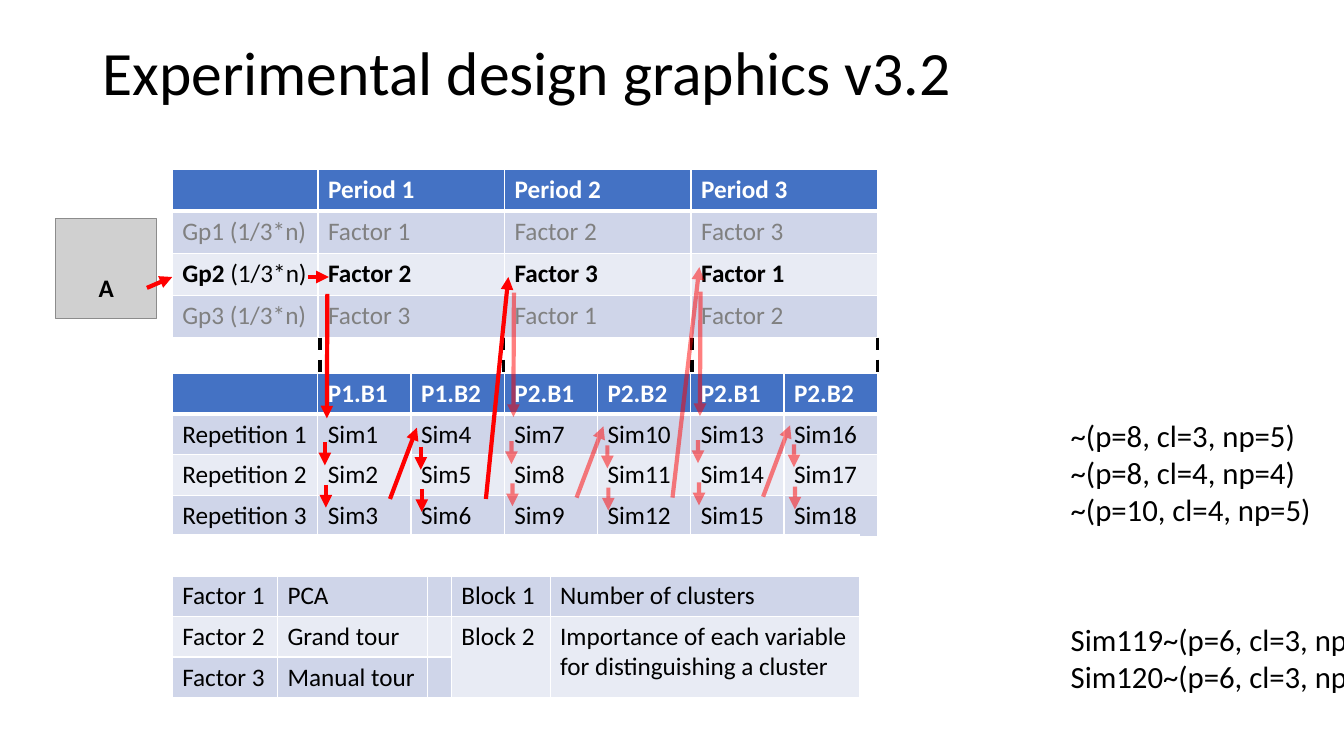
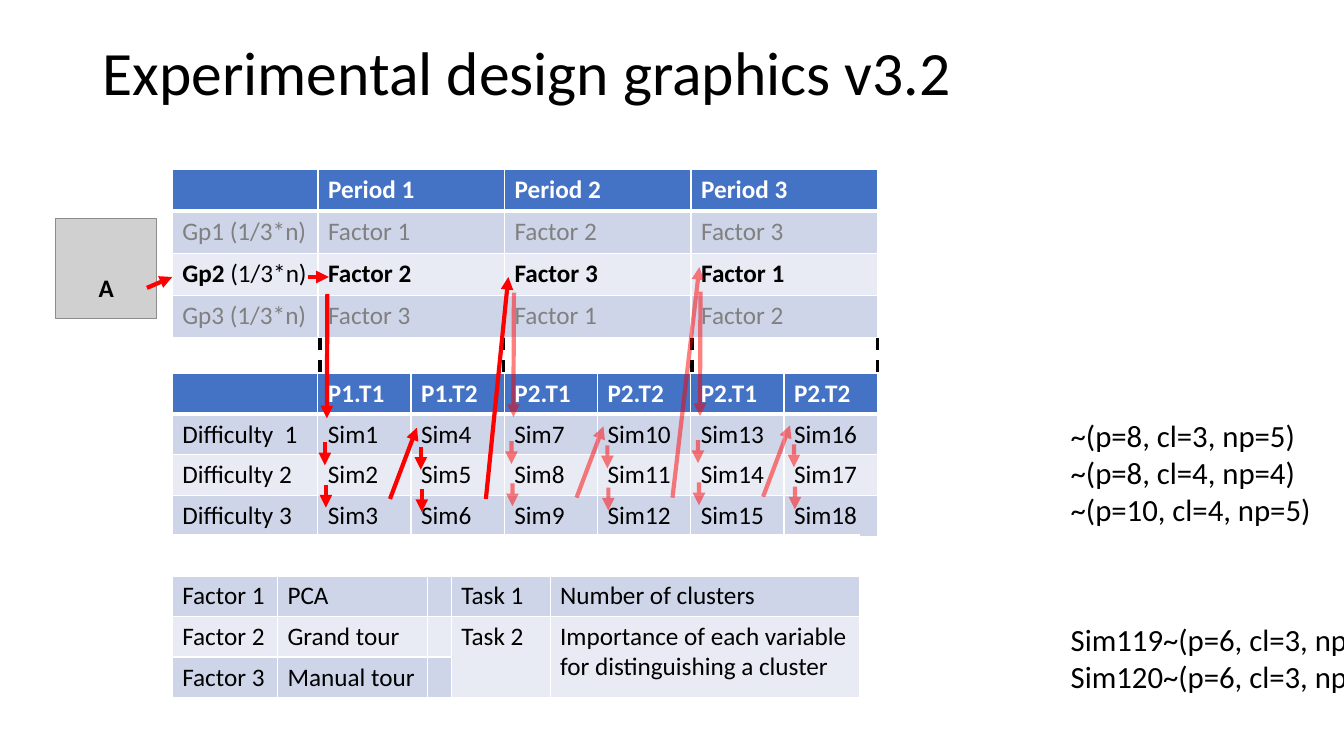
Before and after one commit to nspyrison/spinifex_study, a slide deck: slide 1 of paper/figures/Experimental design graphics.pptx. Drawn at 1344x756 pixels with LibreOffice and Linux fonts; fonts in the diff are those of the drawing; grey boxes stand for pictures. Boxes give left, top, right and bottom in pixels: in the first picture for what was removed or moved away, otherwise in the second. Text is boxed around its words. In the diff, an @@ line names an element or a change of style, - is before the commit and + after.

Commit message:
"rep" -> "block difficulty", changed images too.

```diff
--- a/paper/figures/Experimental design graphics.pptx
+++ b/paper/figures/Experimental design graphics.pptx
@@ table at (172,373,1047,534) @@
-row 1:  | P1.B1 | P1.B2 | P2.B1 | P2.B2 | P2.B1 | P2.B2 | Distribution
+row 1:  | P1.T1 | P1.T2 | P2.T1 | P2.T2 | P2.T1 | P2.T2 | Distribution
-row 2, column 1: Repetition 1
+row 2, column 1: Difficulty 1
-row 3, column 1: Repetition 2
+row 3, column 1: Difficulty 2
-row 4, column 1: Repetition 3
+row 4, column 1: Difficulty 3
@@ table at (172,534,858,698) @@
-row 2, column 4: Block 1
+row 2, column 4: Task 1
-row 3, column 4: Block 2
+row 3, column 4: Task 2
```
Also in this commit, not shown: 4 other slides changed, 4 other files.
